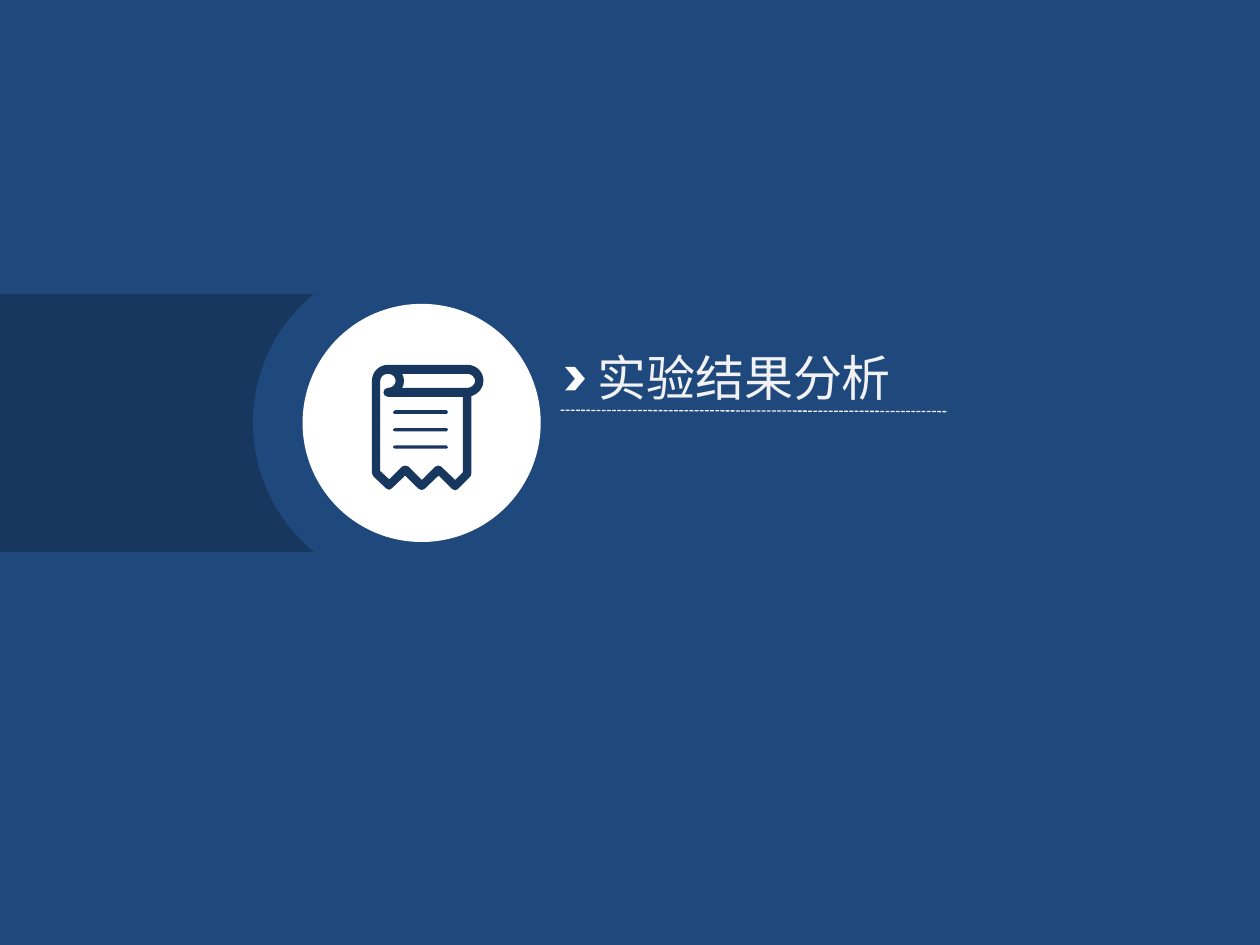
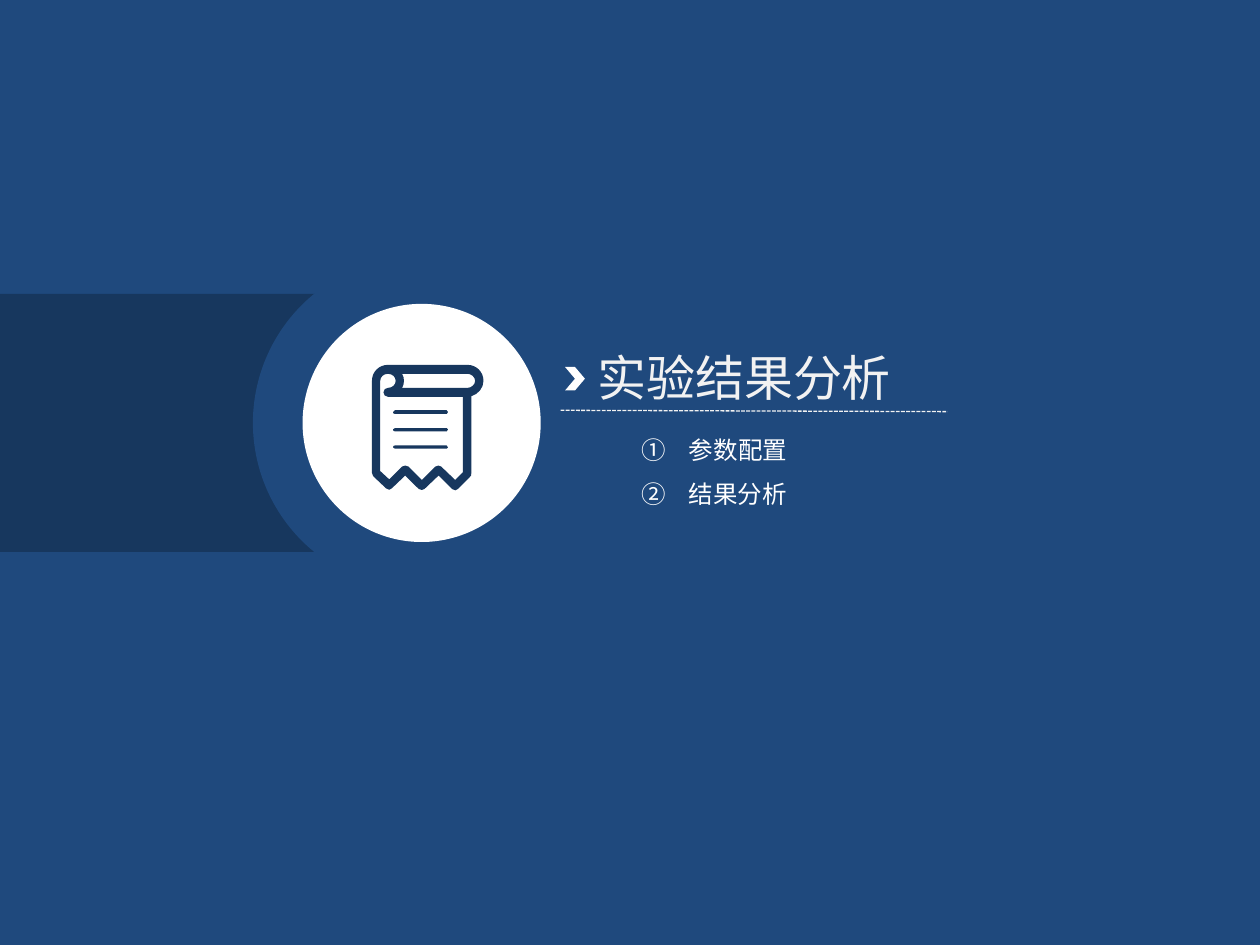
Before and after one commit to KrisCheng/GraduationDesign, a slide deck: slide 17 of FinalPaper/毕业答辩.pptx (slide 18 before the commit). Drawn at 1260x945 pixels with LibreOffice and Linux fonts; fonts in the diff are those of the drawing. Boxes give left, top, right and bottom in pixels: in the first picture for what was removed or moved away, otherwise in the second. Text is boxed around its words. In the diff, an @@ line names an element or a change of style, - is before the commit and + after.

```diff
--- a/FinalPaper/毕业答辩.pptx
+++ b/FinalPaper/毕业答辩.pptx
@@ text added at bbox=[689, 438, 787, 505], 14 pt, text #FFFFFF @@
+1. 参数配置
+2. 结果分析
```
Also in this commit, not shown: 11 other slides changed, 5 slides added, 11 slides removed, 1 other file.
